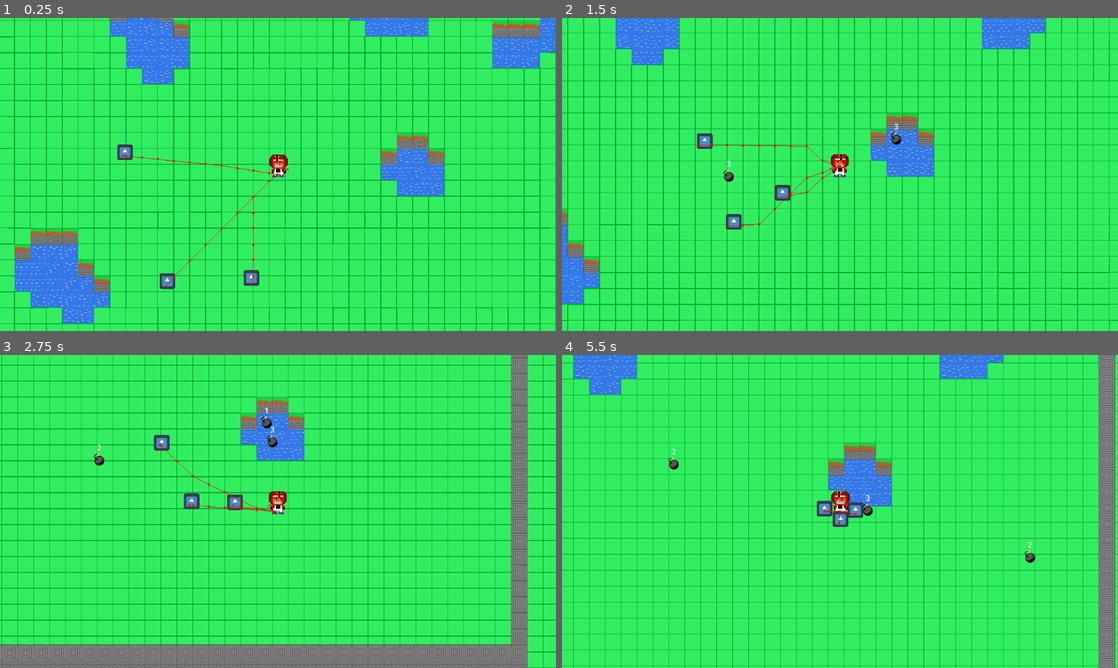
Above: before the commit, frames 1-4 (two rows, left to right).
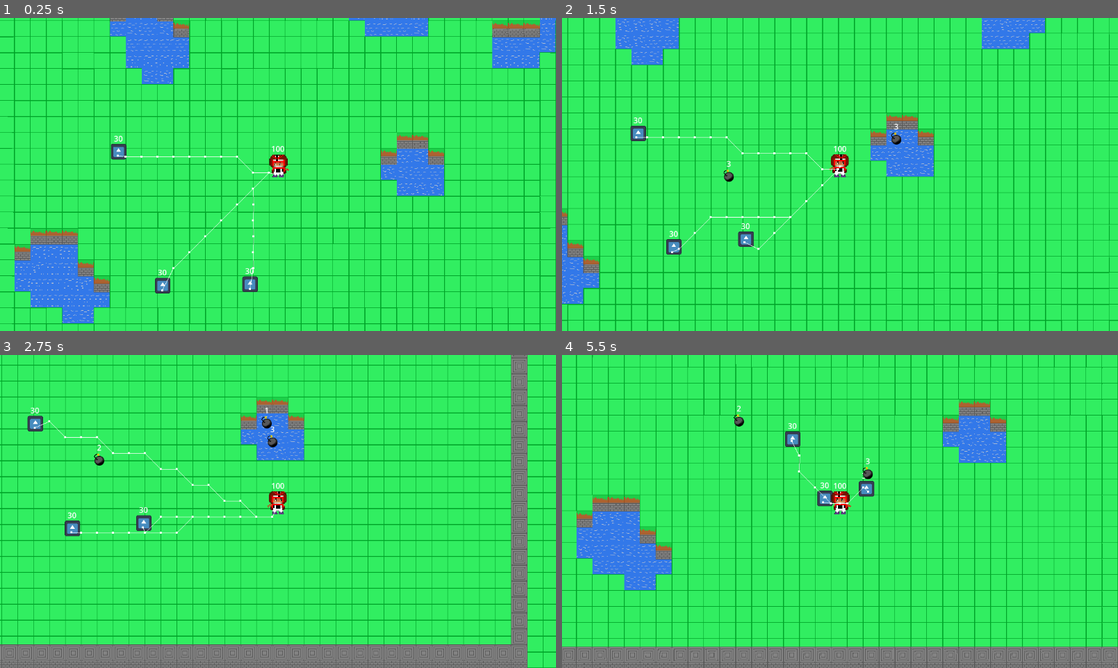
Above: after the commit, the same moments.

Repository: Mobius-Bron/rogue_boom_game
Game: Godot game, scene res://world/world.tscn
Same seed, same stepped clock (60 frames per second), same inputs: the game is played once before the commit and once after it. The engine's default icon, where the game draws it, is replaced by a stand-in: a white triangle on a blue panel in a dark square.
Inputs (mouse positions are in pixels of both pictures, inside the frame that each line leads up to):
- Up to frame 1 (0.25 s): no input
- Up to frame 2 (1.5 s): move the mouse to (962, 158) at 0.52 s; hold D (ui_right) 0.53-1.28 s; click (962, 158) at 0.6 s; move the mouse to (728, 190) at 1.27 s; hold S (ui_down) from 1.28 s (still down); click (728, 190) at 1.35 s
- Up to frame 3 (2.75 s): move the mouse to (333, 442) at 2.02 s; release S (ui_down) at 2.03 s; hold D (ui_right) from 2.03 s (still down); click (333, 442) at 2.1 s
- Up to frame 4 (5.5 s): move the mouse to (812, 574) at 2.77 s; release D (ui_right) at 2.78 s; hold W (ui_up) 2.78-3.53 s; click (812, 574) at 2.85 s; move the mouse to (1006, 558) at 3.52 s; hold A (ui_left) 3.53-5.03 s; click (1006, 558) at 3.6 s; move the mouse to (673, 464) at 4.27 s; click (673, 464) at 4.35 s; move the mouse to (867, 511) at 5.02 s; hold S (ui_down) from 5.03 s (still down); click (867, 511) at 5.1 s

The runs differ from the first frame. In frame 1, 1.7% of the frame differs, in the area x 2-100%, y 0-98%; in frame 2, 1.7%; in frame 3, 1.5%; in frame 4, 33%, in the area x 0-100%, y 0-100%.

Commit message:
添加健康系统

Diff:
--- a/enemys/enemy.gd
+++ b/enemys/enemy.gd
@@ -1,14 +1,25 @@
 extends CharacterBody2D
 
-var speed = 150
+var speed = 50
+
+@export var max_hp = 30
+var hp = 30
 
 @export var player: CharacterBody2D
 @onready var navigationAgent: NavigationAgent2D = $NavigationAgent2D
+@onready var HP_Label: Label = $HP
 
 func _physics_process(_delta: float) -> void:
 	var dir = to_local(navigationAgent.get_next_path_position()).normalized()
 	velocity = dir * speed
 	move_and_slide()
 
+	HP_Label.text = str(int(hp))
+
+func hunt(atk):
+	hp -= atk
+	if hp <= 0:
+		self.queue_free()
+
 func _on_timer_timeout():
 	navigationAgent.target_position = player.global_position
--- a/enemys/enemy.tscn
+++ b/enemys/enemy.tscn
@@ -1,10 +1,13 @@
-[gd_scene load_steps=4 format=3 uid="uid://djd2td8kh8ebf"]
+[gd_scene load_steps=5 format=3 uid="uid://djd2td8kh8ebf"]
 
 [ext_resource type="Script" path="res://enemys/enemy.gd" id="1_wj2yn"]
 [ext_resource type="Texture2D" uid="uid://fohj8djb5vtb" path="res://icon.svg" id="1_x257i"]
 
 [sub_resource type="CircleShape2D" id="CircleShape2D_fxxxp"]
-radius = 9.42176
+radius = 9.375
+
+[sub_resource type="RectangleShape2D" id="RectangleShape2D_2wrjw"]
+size = Vector2(20, 11.25)
 
 [node name="enemy" type="CharacterBody2D"]
 y_sort_enabled = true
@@ -19,7 +22,9 @@
 offset = Vector2(1.66893e-06, -64)
 
 [node name="NavigationAgent2D" type="NavigationAgent2D" parent="."]
+path_postprocessing = 1
 debug_enabled = true
+debug_use_custom = true
 
 [node name="Timer" type="Timer" parent="."]
 wait_time = 0.1
@@ -30,4 +35,18 @@
 scale = Vector2(1.6, 1.6)
 shape = SubResource("CircleShape2D_fxxxp")
 
+[node name="HP" type="Label" parent="."]
+offset_left = -20.0
+offset_top = -47.0
+offset_right = 20.0
+offset_bottom = -24.0
+horizontal_alignment = 1
+
+[node name="hunt_area" type="Area2D" parent="."]
+
+[node name="enemy_c" type="CollisionShape2D" parent="hunt_area"]
+position = Vector2(3.38813e-21, 0)
+scale = Vector2(1.6, 1.6)
+shape = SubResource("RectangleShape2D_2wrjw")
+
 [connection signal="timeout" from="Timer" to="." method="_on_timer_timeout"]
--- a/player/boom.gd
+++ b/player/boom.gd
@@ -15,6 +15,7 @@
 
 var wave_list = [2,0,1,2,3]
 var nextTargets = []
+var enemyList = []
 
 func _ready():
 	cx.scale.x = length + length + 1
@@ -53,6 +54,11 @@
 				i.atk += atk
 				i.boom_()
 
+	for i in enemyList:
+		i.hp -= atk
+		if i.hp <=0:
+			i.queue_free()
+
 	self.queue_free()
 
 func _on_wave_area_area_entered(area):
@@ -60,3 +66,17 @@
 		var node = area.get_parent()
 		if node != self:
 			nextTargets.append(node)
+	elif  area.name == "enemy_area":
+		var node = area.get_parent()
+		if node not in enemyList:
+			enemyList.append(node)
+
+func _on_wave_area_area_exited(area):
+	if area.name == "boom_area":
+		var node = area.get_parent()
+		if node != self:
+			nextTargets.erase(node)
+	elif  area.name == "hunt_area":
+		var node = area.get_parent()
+		if node in enemyList:
+			enemyList.erase(node)
--- a/player/boom.tscn
+++ b/player/boom.tscn
@@ -84,3 +84,4 @@
 shape = SubResource("RectangleShape2D_qc36b")
 
 [connection signal="area_entered" from="wave_area" to="." method="_on_wave_area_area_entered"]
+[connection signal="area_exited" from="wave_area" to="." method="_on_wave_area_area_exited"]
--- a/player/player.gd
+++ b/player/player.gd
@@ -4,16 +4,17 @@
 const SPEED = 200.0
 
 
-@export var max_health:TextureProgressBar
+#@export var max_health:TextureProgressBar
+@export var max_health = 100
 @export var speed=400
 var screen_size
-var current_health
+var current_health = max_health
 
+@onready var hpLabel = $HP
 
 func _ready():
 	$AnimatedSprite2D.play()
 	screen_size=get_viewport_rect().size
-
 
 func _physics_process(_delta):
 	var direction = Input.get_vector("ui_left", "ui_right", "ui_up", "ui_down")
@@ -34,3 +35,8 @@
 			$AnimatedSprite2D.flip_h=false
 	elif velocity.x ==0 and velocity.y ==0:
 		$AnimatedSprite2D.animation="stay"
+
+	hpLabel.text = str(int(current_health))
+
+func hunt(atk):
+	current_health -= atk
--- a/player/player.tscn
+++ b/player/player.tscn
@@ -70,3 +70,16 @@
 animation = &"walk"
 frame_progress = 0.918668
 offset = Vector2(0, -12)
+
+[node name="HP" type="Label" parent="."]
+offset_left = -20.0
+offset_top = -65.0
+offset_right = 20.0
+offset_bottom = -42.0
+horizontal_alignment = 1
+
+[node name="hunt_area" type="Area2D" parent="."]
+
+[node name="player_c" type="CollisionShape2D" parent="hunt_area"]
+scale = Vector2(2, 2)
+shape = SubResource("RectangleShape2D_bfn88")
